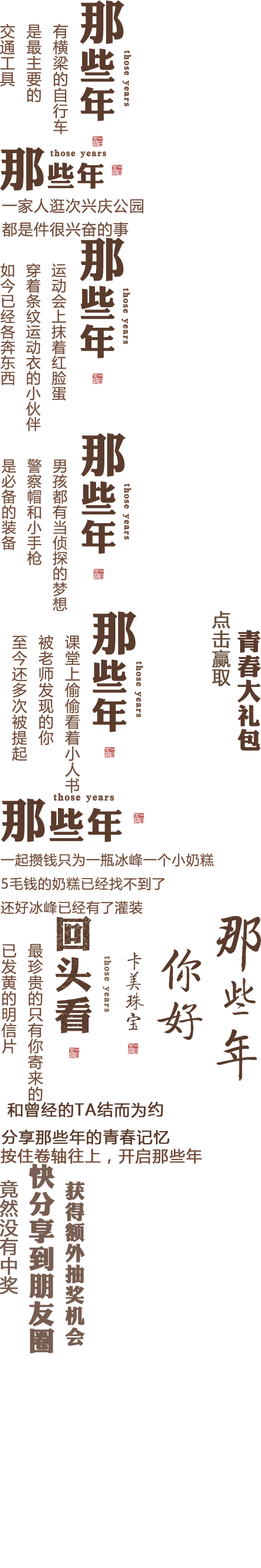
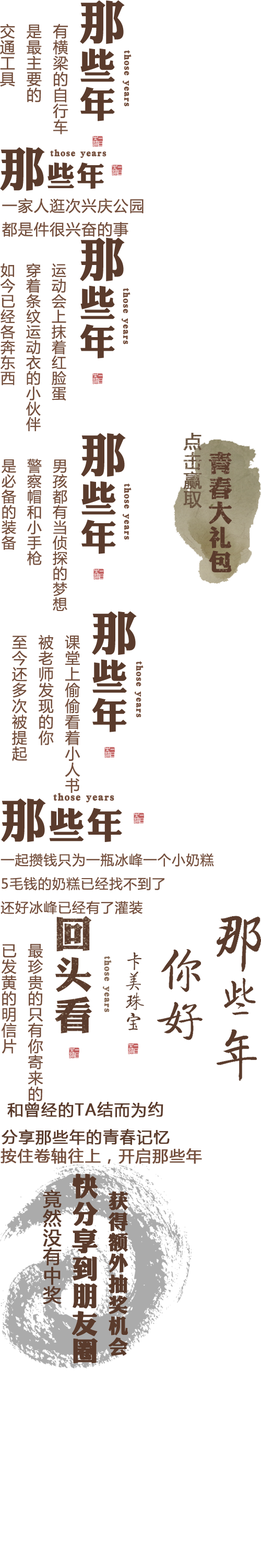
Before/after of a (261, 1568) layered artwork. What changed in the layer stack:
"组 8": opacity 82% → 100%, painted on it over 0, 1162, 192, 1369
removed layer "组 7" over 212, 610, 261, 751
added layer "图层 121 副本" above "按住卷轴往上，开启那些年" over 173, 432, 261, 584
